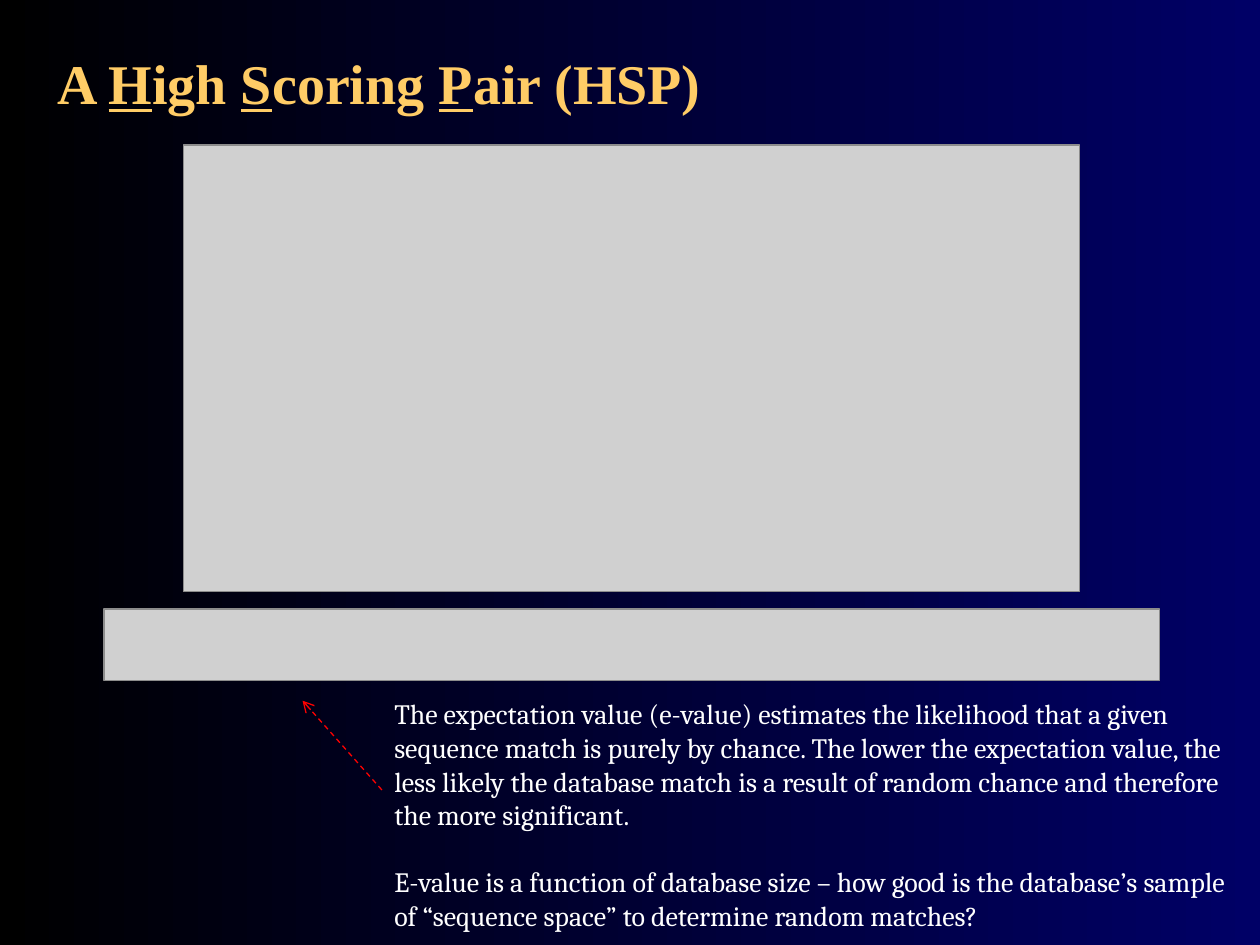
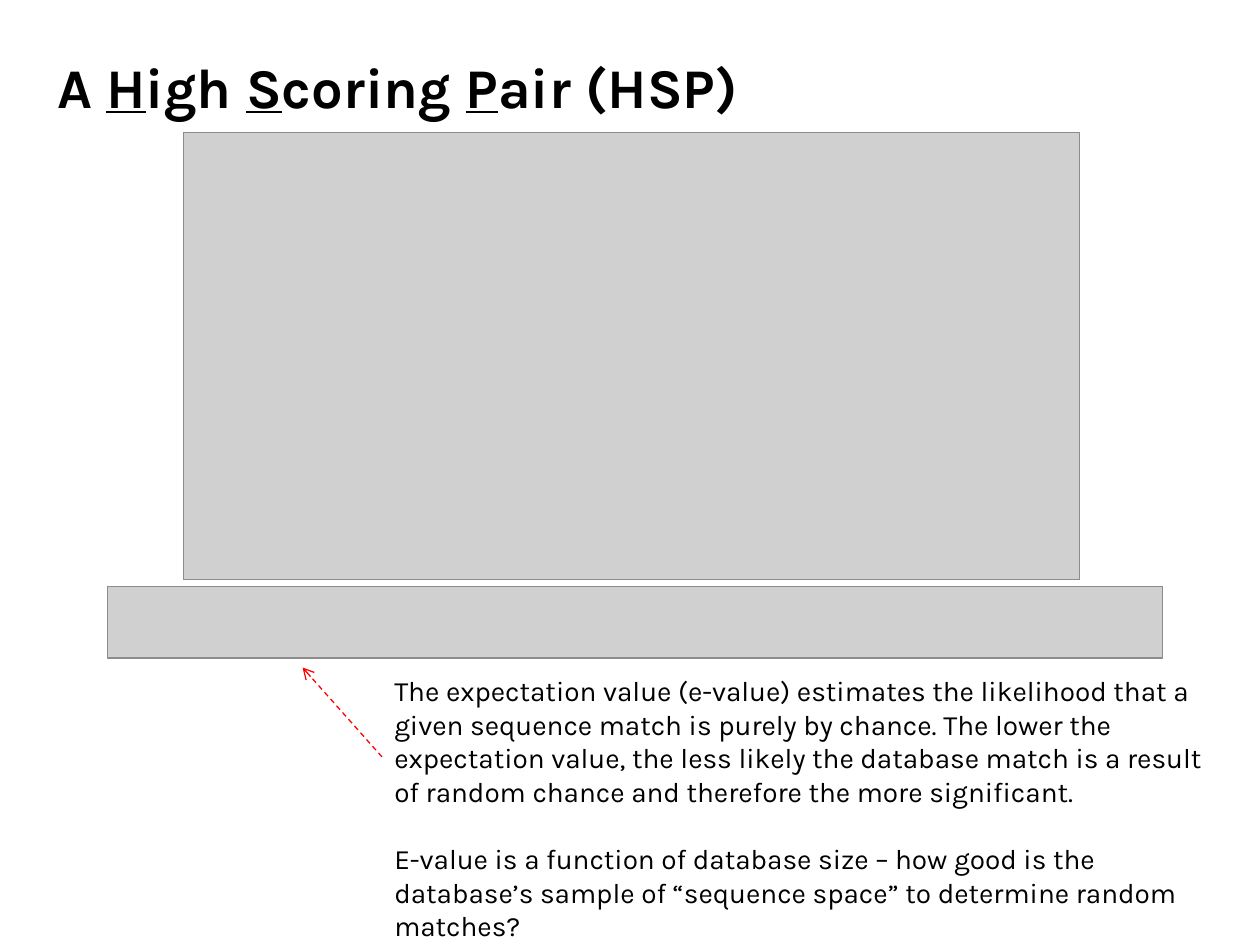
Before and after one commit to agmcarthur/Biochem-3BP3, a slide deck: slide 16 of Lectures/Lecture 2 - Sequence Searching.pptx. Drawn at 1260x945 pixels with LibreOffice and Linux fonts; fonts in the diff are those of the drawing; grey boxes stand for pictures. Boxes give left, top, right and bottom in pixels: in the first picture for what was removed or moved away, otherwise in the second. Text is boxed around its words. In the diff, an @@ line names an element or a change of style, - is before the commit and + after.

```diff
--- a/Lectures/Lecture 2 - Sequence Searching.pptx
+++ b/Lectures/Lecture 2 - Sequence Searching.pptx
@@ background gradient #000000 to #000066 to #FFFFFF @@
@@ text "A High Scoring Pair (HSP)" at bbox=[57, 66, 737, 122]: font Times New Roman to Karla, text colour #FFCC66 to #000000; line spacing 1 to 0.9; vertical alignment middle to bottom @@
@@ picture: place and size @@
-picture at bbox=[184, 145, 1080, 591]
+picture at bbox=[184, 132, 1080, 578]
@@ picture: place and size @@
-picture at bbox=[105, 609, 1160, 680]
+picture at bbox=[107, 586, 1163, 658]
@@ arrow moved from (382, 790) - (302, 701) to (382, 757) - (302, 668) @@
@@ text "The expectation value (e-value) estimates ...": place and size @@
-text "The expectation value (e-value) estimates ..." at bbox=[394, 704, 1225, 932]
+text "The expectation value (e-value) estimates ..." at bbox=[394, 681, 1201, 909]
@@ text "The expectation value (e-value) estimates ..." at bbox=[394, 681, 1201, 909]: font Cambria to Karla, text colour #FFFFFF to #000000 @@
```
Also in this commit, not shown: 45 other slides changed, 13 other files.
